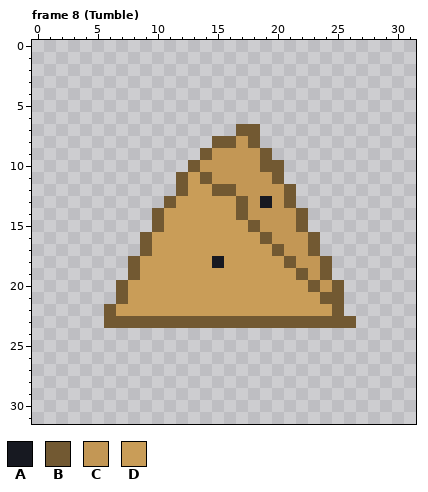
Two versions of one pixel-art file, assets/source/aseprite/rolls/d4.aseprite. Above: the version before the commit.
32x32 pixels, 24 frames. Colours within 5 levels of each other are drawn and written as one. Shown: frame 8 (Tumble). The commit also changed other frames, which this record leaves out.
Palette (. is transparent): A #171921  B #725932  C #c39755  D #c99d58
Pixels before, frame 8 (Tumble), first column x 6:
 7 ...........BB........
 8 .........BBCB........
 9 ........BCCCCB.......
10 .......BCCCCCBB......
11 ......BDBCCCCCB......
12 ......BDDBBCCCCB.....
13 .....BDDDDDBCACB.....
14 ....BDDDDDDBCCCCB....
15 ....BDDDDDDDBCCCB....
16 ...BDDDDDDDDDBCCCB...
17 ...BDDDDDDDDDDBCCB...
18 ..BDDDDDDADDDDDBCCB..
19 ..BDDDDDDDDDDDDDBCB..
20 .BDDDDDDDDDDDDDDDBCB.
21 .BDDDDDDDDDDDDDDDDBB.
22 BDDDDDDDDDDDDDDDDDDB.
23 BBBBBBBBBBBBBBBBBBBBB
New version:
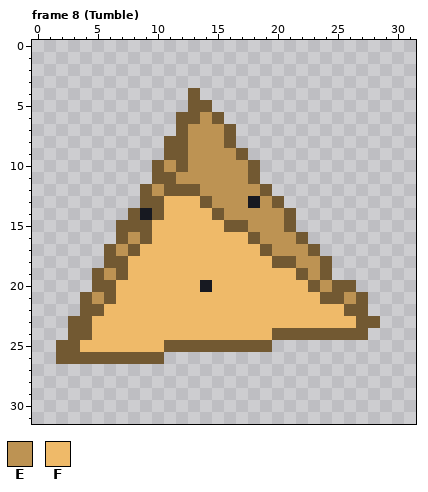
Colours new in this view: E #bd9353  F #efba69
Difference:
Changed rows in their new state; - is an unchanged pixel.
Frame 8 (Tumble):
first column x 2:
 4 -----------B---------------
 5 -----------BB--------------
 6 ----------BBEB-------------
 7 ----------BEEEB..----------
 8 ---------BBEEE-..----------
 9 ---------BBEEEEB..---------
10 --------BEBEEEEEB..--------
11 --------BBEEEEEEB..--------
12 -------BEB-BEEEEEB..-------
13 -------BBFFFBEEEAEB.-------
14 ------BA-FFFFBEEEEEB.------
15 -----BBBFFFFFFBBEEEB.------
16 -----BE-FFFFFFFFBEEEB.-----
17 ----BEBFFFFFFFFFFBEEE------
18 ----BBFFFFFFFFFFFFB-EE-----
19 ---BEBFFFFFFFFFFFFFF-E-----
20 ---BBFFFFFFFAFFFFFFFF-E-B--
21 --BEBFFFFFFFFFFFFFFFFF--EB-
22 --BBFFFFFFFFFFFFFFFFFFFFBB-
23 -BBFFFFFFFFFFFFFFFFFFFFFFBB
24 -BBFFFFFFFFFFFFFFFBBBBBBBB-
25 BBFFFFFFFBBBBBBBBB---------
26 BBBBBBBBB------------------
